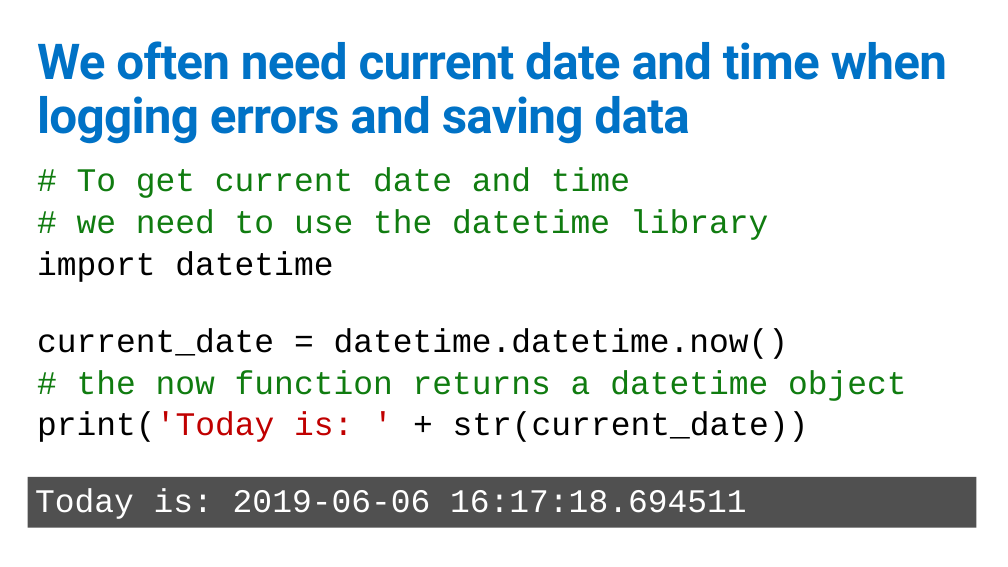
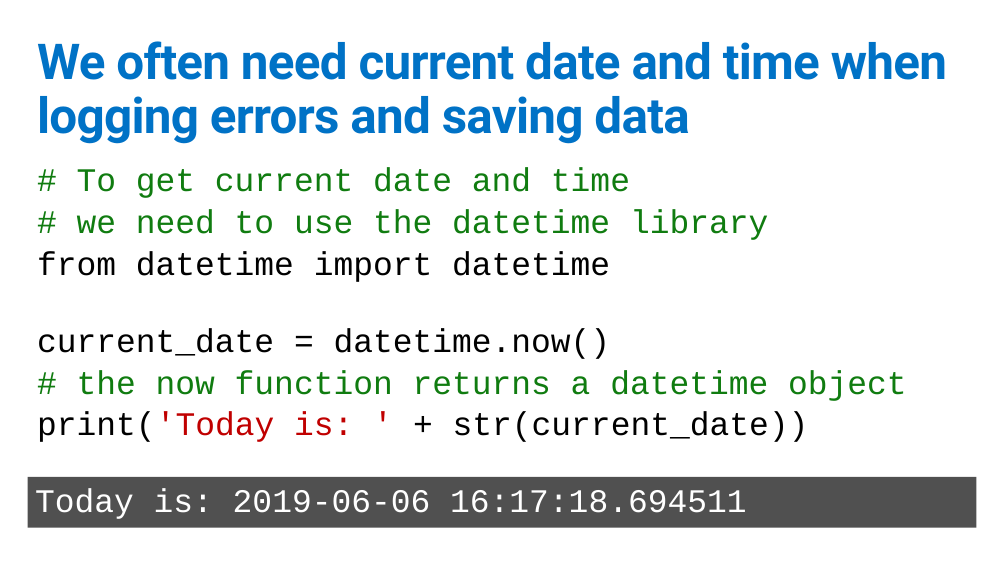
Before and after one commit to GeekTrainer/python-getting-started, a slide deck: slide 2 of Slides/6 - Dates.pptx. Drawn at 1008x567 pixels with LibreOffice and Linux fonts; fonts in the diff are those of the drawing. Boxes give left, top, right and bottom in pixels: in the first picture for what was removed or moved away, otherwise in the second. Text is boxed around its words. In the diff, an @@ line names an element or a change of style, - is before the commit and + after.

```diff
--- a/Slides/6 - Dates.pptx
+++ b/Slides/6 - Dates.pptx
@@ text at (x1=37, y1=251, x2=611, y2=359): text changed @@
-import datetime
-current_date = datetime.datetime.now()
+from datetime import datetime
+current_date = datetime.now()
```
Also in this commit, not shown: 4 other slides changed, 12 other files.
